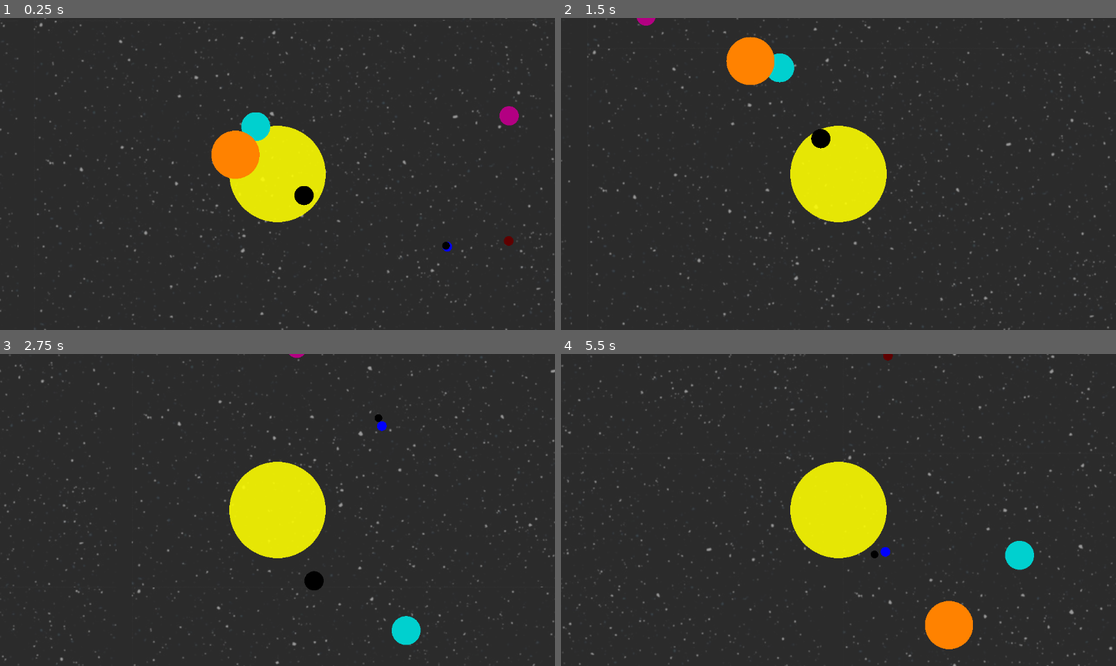
Above: before the commit, frames 1-4 (two rows, left to right).
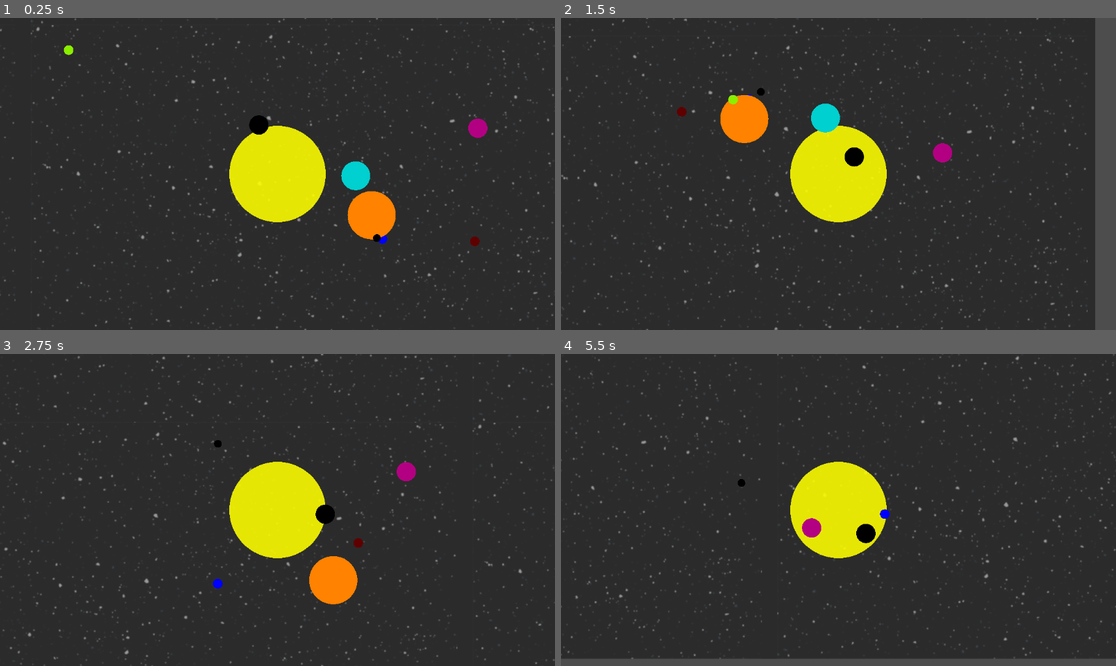
Above: after the commit, the same moments.

Repository: VarunVejalla/Literary-Games
Game: Godot game, scene res://Scenes/Universe.tscn
The game is run twice, just before and just after one commit, with the same random seed, the same clock (stepped at 60 frames per second) and the same inputs.
Inputs:
- Up to frame 1 (0.25 s): no input
- Up to frame 2 (1.5 s): no input
- Up to frame 3 (2.75 s): no input
- Up to frame 4 (5.5 s): no input

The runs differ from the first frame. In frame 1, 5.7% of the frame differs, in the area x 0-100%, y 0-100%; in frame 2, 9.2%; in frame 3, 4.3%; in frame 4, 6.3%.

Commit message:
changed values to make it look a tiny bit better

Diff:
--- a/HW4/Scenes/Universe.tscn
+++ b/HW4/Scenes/Universe.tscn
@@ -9,7 +9,7 @@
 light_mask = 1023
 visibility_layer = 1023
 position = Vector2(525, 288)
-mass = 1000.0
+mass = 6000.0
 gravity_scale = 0.0
 radius = 100.0
 velocity = Vector2(0, 100)
@@ -65,7 +65,7 @@
 
 [node name="Sun2" parent="." instance=ExtResource("3_768bh")]
 position = Vector2(330, 221)
-mass = 800.0
+mass = 600.0
 radius = 50.0
 color = Color(1, 0.509804, 0, 1)
 
@@ -74,3 +74,8 @@
 mass = 50.0
 radius = 20.0
 color = Color(0.701961, 0, 0.509804, 1)
+
+[node name="Planet" parent="." instance=ExtResource("3_768bh")]
+mass = 10.0
+radius = 10.0
+color = Color(0.545098, 0.937255, 0, 1)
